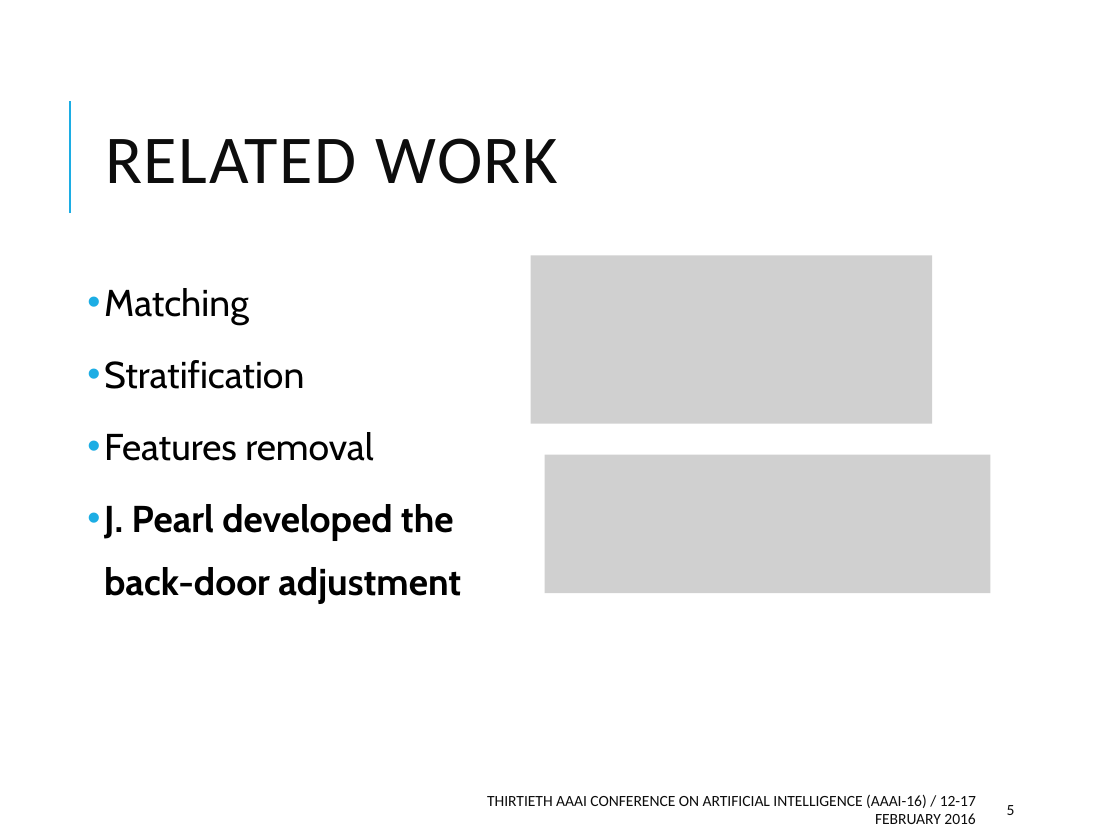
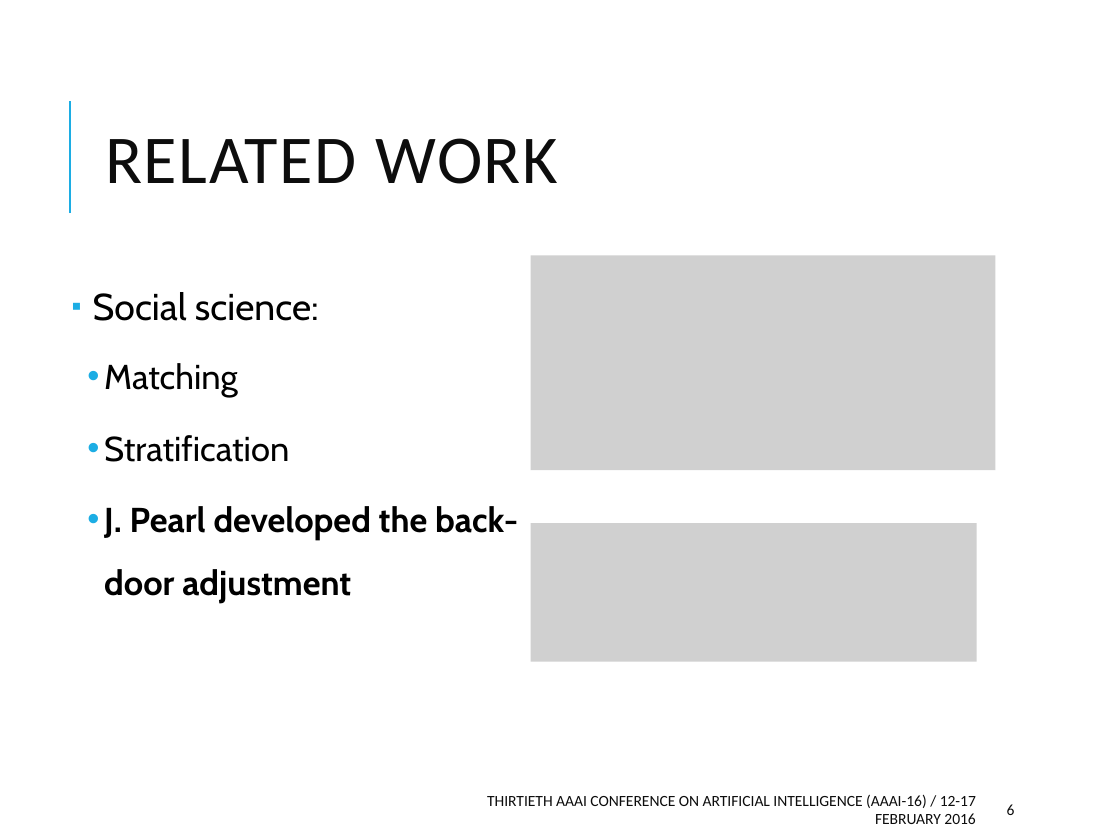
Before and after one commit to tapilab/aaai-2016-robust, a slide deck: slide 6 of slides/slides.pptx (slide 5 before the commit). Drawn at 1120x840 pixels with LibreOffice and Linux fonts; fonts in the diff are those of the drawing; grey boxes stand for pictures. Boxes give left, top, right and bottom in pixels: in the first picture for what was removed or moved away, otherwise in the second. Text is boxed around its words. In the diff, an @@ line names an element or a change of style, - is before the commit and + after.

```diff
--- a/slides/slides.pptx
+++ b/slides/slides.pptx
@@ picture resized from (x1=531, y1=255, x2=933, y2=423) to (x1=531, y1=255, x2=996, y2=470) @@
@@ text at (x1=93, y1=292, x2=319, y2=321): paragraph added @@
+▪ Social science:
@@ text at (x1=104, y1=363, x2=518, y2=603): size 24 to 22.2 pt in "Matching", "Stratification", "J. Pearl developed the back-door adjustment"; line spacing 1.4 to 1.5 @@
@@ text at (x1=104, y1=432, x2=373, y2=461): paragraph removed @@
-  • Features removal
@@ picture moved from (x1=544, y1=455, x2=990, y2=594) to (x1=531, y1=523, x2=977, y2=662) @@
@@ page number at (x1=1007, y1=804, x2=1015, y2=815): text changed @@
-5
+6
```
Also in this commit, not shown: 7 other slides changed, 3 slides added, 1 other file.
